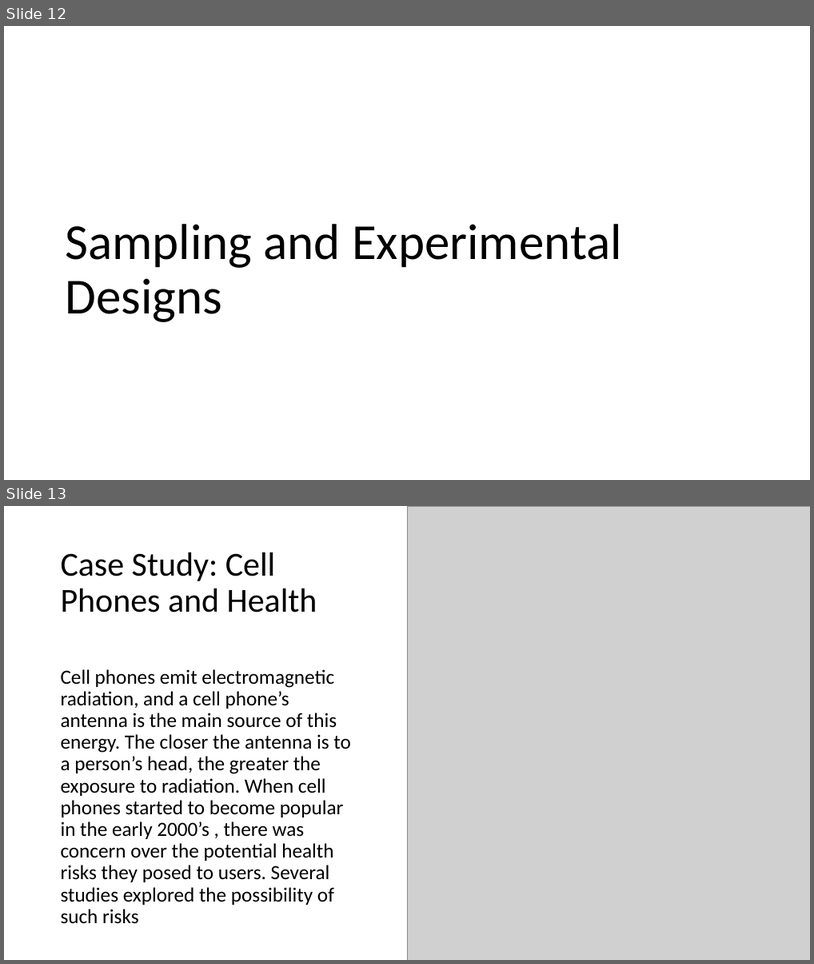
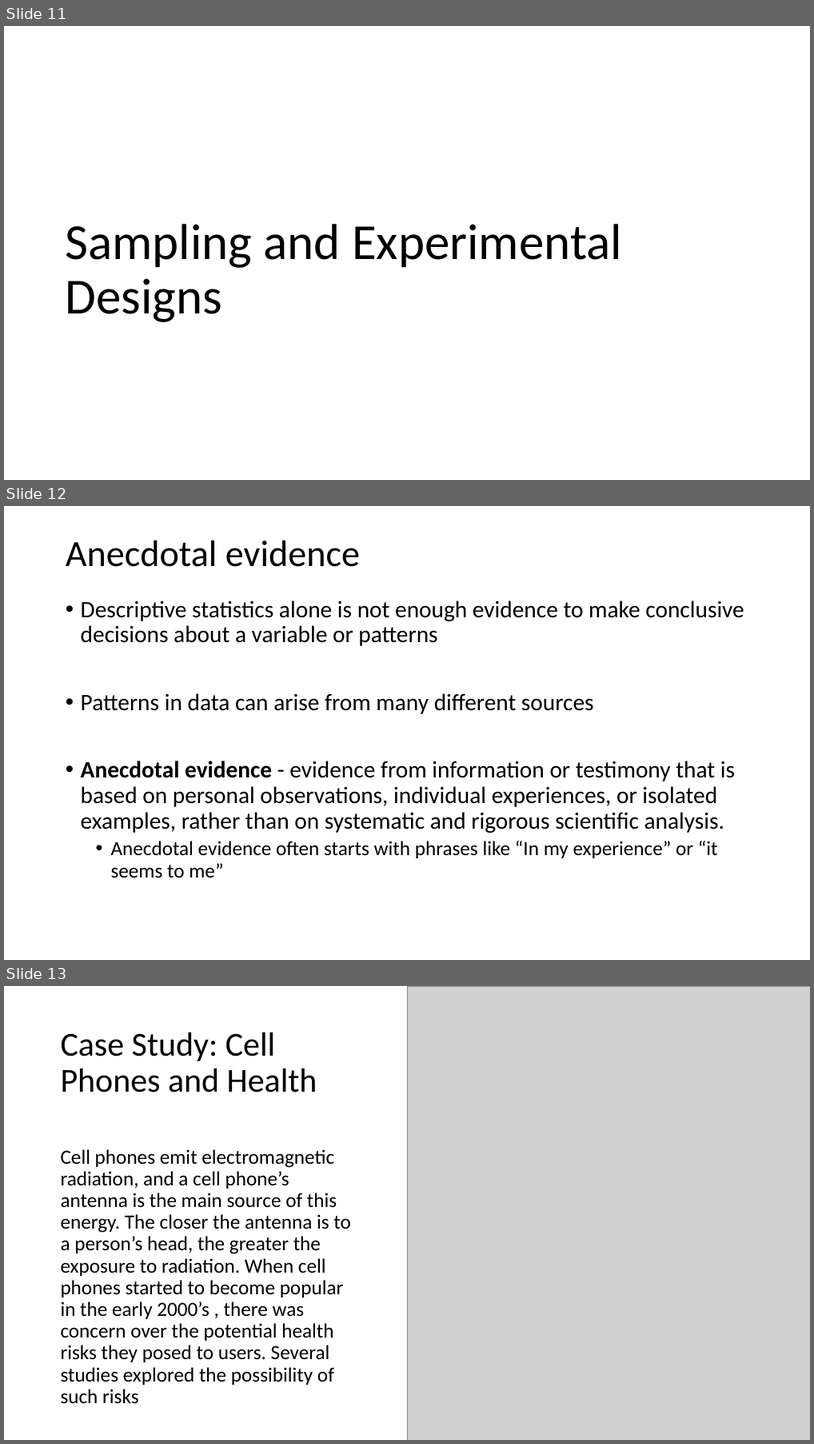
Before and after one commit to Jarred6068/UI_STAT251-03_Spring_2024, a slide deck: docs/lecture_slides/Week 5/Week5_Lecture8_Slides_2_7_2024.pptx. Shown one above the other, each under a label of ours: slides 12 and 13 before the commit, slides 11, 12 and 13 after it. The pictures are 814x964 and 814x1444 pixels, drawn with LibreOffice and Linux fonts; fonts in the diff are those of the drawing; grey boxes stand for pictures. Boxes give left, top, right and bottom in pixels: in the first picture for what was removed or moved away, otherwise in the second. Text is boxed around its words. In the diff, an @@ line names an element or a change of style, - is before the commit and + after.

```diff
--- a/docs/lecture_slides/Week 5/Week5_Lecture8_Slides_2_7_2024.pptx
+++ b/docs/lecture_slides/Week 5/Week5_Lecture8_Slides_2_7_2024.pptx
@@ slide 12 added at (4,506,810,960), background #FFFFFF @@
@@ title added at (66,540,360,567), 44 pt, text #000000 @@
+Anecdotal evidence
@@ text added at (81,600,744,878), 28 pt, text #000000 @@
+• Descriptive statistics alone is not enough evidence to make conclusive decisions about a variable or patterns
+• Patterns in data can arise from many different sources
+• Anecdotal evidence - evidence from information or testimony that is based on personal observations, individual experiences, or isolated examples, rather than on systematic and rigorous scientific analysis.
+  • Anecdotal evidence often starts with phrases like “In my experience” or “it seems to me”
@@ what was slide 12 is now slide 11 @@
```
Also in this commit, not shown: 4 slides changed, 23 other slides added, 8 slides removed, 18 other files.
